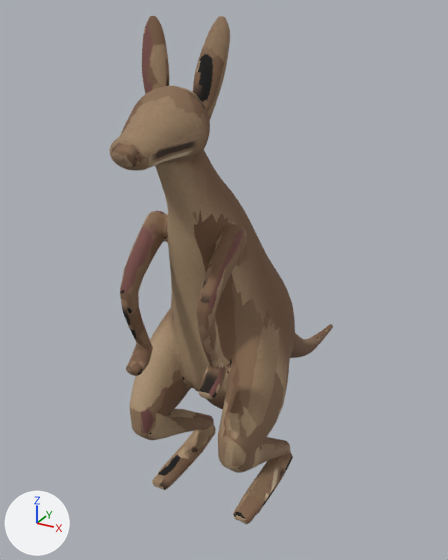
The glTF model assets/animals/kangaroo_juvenile.glb: old version first, new version second.
Camera for both pictures: a 50 mm lens placed at (0.499, -0.875, 0.901), pointed at (-0.066, 0.152, 0.387). The axes (+X, +Y, +Z) are drawn at lower left. The lights are the same throughout. The older version comes first. Vertices at exactly the same position are counted once.

Objects in the first picture: 'kangaroo_juvenile'.
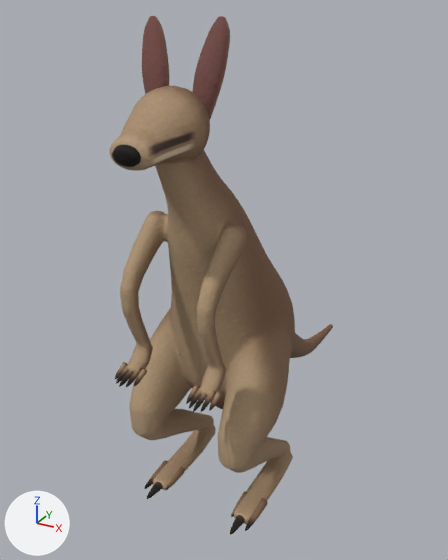
What the commit changed:
me_kangaroo_juvenile is used by ob_kangaroo_juvenile; location (0.0, 0.0, 0.0).
me_kangaroo_juvenile had 8164 vertices, 16304 faces and spanned x -0.142..0.142, y -0.241..0.676, z 0.0..0.89.
me_kangaroo_juvenile now has 9736 vertices, 19384 faces and spans x -0.142..0.142, y -0.241..0.676, z 0.0..0.89.
me_kangaroo_juvenile part 1: 900 vertices added at x -0.097..0.097, y -0.197..-0.149, z 0.327..0.346.
me_kangaroo_juvenile part 2: 672 vertices added at x -0.122..0.122, y -0.115..-0.013, z 0.006..0.024.
me_kangaroo_juvenile part 3: 13997 kept faces spanning x -0.137..0.142, y -0.241..0.676, z 0.0..0.89 get new texture (UV) coordinates.

Location of each change, (x1, y1, x2, y2) in pixels of the pictures (448 x 560 px):
'kangaroo_juvenile', reshaped
    before: (109, 16, 333, 524)
    after: (109, 16, 333, 535)
part 1 of me_kangaroo_juvenile, added (brown)
    after: (115, 362, 222, 412)
part 2 of me_kangaroo_juvenile, added
    after: (144, 460, 268, 535)
part 3 of me_kangaroo_juvenile, surface changed
    both: (109, 16, 331, 524)
